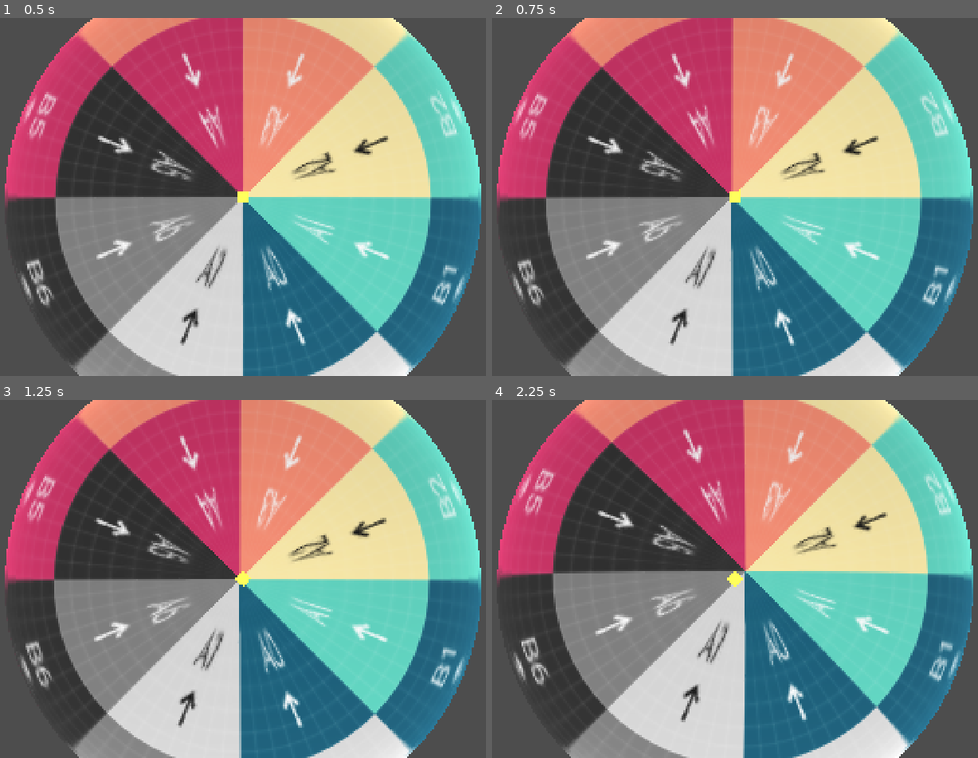
Above: before the commit, frames 1-4 (two rows, left to right).
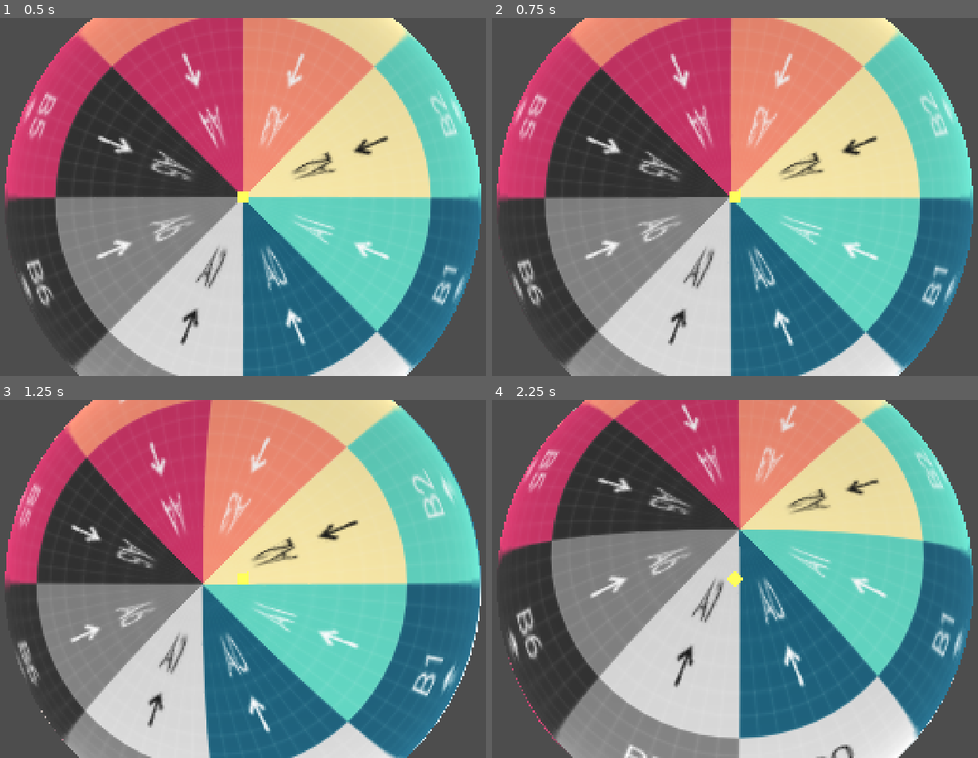
Above: after the commit, the same moments.

Repository: pgm-woutvande22/gamejam-juniperdev
Game: Godot game, scene res://scences/level.tscn
The game is run twice, just before and just after one commit, with the same random seed, the same clock (stepped at 60 frames per second) and the same inputs.
Inputs (mouse positions are in pixels of both pictures, inside the frame that each line leads up to):
- Up to frame 1 (0.5 s): no input
- Up to frame 2 (0.75 s): tap Enter at 0.5 s; move the mouse to (875, 179) at 0.52 s; hold D (move_right) from 0.53 s (still down); click (875, 179) at 0.67 s
- Up to frame 3 (1.25 s): keep holding D (move_right)
- Up to frame 4 (2.25 s): release D (move_right) at 1.25 s; drag from (608, 596) to (700, 650) at 1.27 s; move the mouse to (798, 500) at 2.02 s; hold D (move_right) from 2.03 s (still down); click (798, 500) at 2.17 s

Frame 1 is identical in both runs. In frame 2, 4.7% of the frame differs, in the area x 1-99%, y 0-100%; in frame 3, 36%; in frame 4, 38%, in the area x 0-100%, y 0-100%.

Commit message:
✨: updated movement
addedd friction, dragspeed, accel speed to movement system

Diff:
--- a/scences/level.tscn
+++ b/scences/level.tscn
@@ -25,11 +25,17 @@
 transform = Transform3D(1, 0, 0, 0, 1, 0, 0, 0, 1, 0, 120.80496, 0)
 script = ExtResource("1_dckfn")
 planet_path = NodePath("../Planet")
-camera_path = NodePath("../Camera3D")
+camera_path = NodePath("Camera3D")
 light_path = NodePath("DirectionalLight3D")
 radius = 10.0
+move_speed = 10.0
+accel_speed = 20.0
+friction = 1.0
 camera_distance = 20.0
 camera_pitch_deg = 89.0
+
+[node name="Camera3D" type="Camera3D" parent="Top" unique_id=1564292906]
+transform = Transform3D(1, 0, 0, 0, 0.894427, 0.447214, 0, -0.447214, 0.894427, 0, -105.80496, 30)
 
 [node name="DirectionalLight3D" type="DirectionalLight3D" parent="Top" unique_id=1564292907]
 transform = Transform3D(0.7071068, 0.35355324, -0.6123725, 0, 0.86602557, 0.49999976, 0.7071068, -0.35355324, 0.6123725, 0, 13.953394, 0)
@@ -43,6 +49,3 @@
 [node name="Planet" type="MeshInstance3D" parent="." unique_id=1564292905]
 transform = Transform3D(100, 0, 0, 0, 100, 0, 0, 0, 100, 0, 0, 0)
 mesh = SubResource("SphereMesh_0k001")
-
-[node name="Camera3D" type="Camera3D" parent="." unique_id=1564292906]
-transform = Transform3D(1, 0, 0, 0, 0.894427, 0.447214, 0, -0.447214, 0.894427, 0, 15, 30)
--- a/scripts/top.gd
+++ b/scripts/top.gd
@@ -7,6 +7,8 @@
 @export var move_speed: float = 4.0          # units/sec along the surface (also caps mouse-drag speed)
 @export var turn_speed: float = 1.5          # radians/sec (keyboard turning)
 @export var drag_strength: float = 8.0       # mouse-drag: how hard the top is pulled to the cursor (higher = snappier)
+@export var accel_speed: float = 12.0        # how quickly the top ramps up to drag speed (higher = snappier)
+@export var friction: float = 2.0            # how quickly it coasts to a stop when you let go (lower = longer glide)
 @export var spin_visual_speed: float = 1080.0 # deg/sec, purely cosmetic
 @export var camera_distance: float = 10.0    # how far the camera sits from the top
 @export_range(10.0, 89.0) var camera_pitch_deg: float = 60.0 # 89 = straight overhead, lower = more behind-and-above
@@ -14,6 +16,7 @@
 var planet_center: Vector3
 var planet_radius: float = 0.0               # planet's surface radius, used for cursor raycasts
 var heading: Vector3 = Vector3.FORWARD       # tangent direction the top faces
+var surface_vel: Vector3 = Vector3.ZERO      # current velocity as a tangent vector (units/sec along surface)
 var view_dir: Vector3 = Vector3.FORWARD      # camera's stable "behind" direction; parallel-transported as
 											 # the top moves so the view doesn't spin when you change heading
 
@@ -42,40 +45,44 @@
 func _physics_process(delta: float) -> void:
 	var up := (global_position - planet_center).normalized()
 
-	# --- drag: hold the left mouse button to pull the top toward the cursor ---
-	var fwd := 0.0
+	# keep the carried momentum tangent to the surface as the top travels
+	surface_vel -= up * surface_vel.dot(up)
+
+	# --- decide the velocity we want this frame from input ---
+	var target_vel := Vector3.ZERO
 	if Input.is_mouse_button_pressed(MOUSE_BUTTON_LEFT):
 		var target = _cursor_planet_point()
 		if target != null:
 			var point: Vector3 = target
-			var cur_dir := (global_position - planet_center).normalized()
 			var to_dir := (point - planet_center).normalized()
-			var arc := cur_dir.angle_to(to_dir)   # great-circle distance to the cursor, in radians
-			var axis := cur_dir.cross(to_dir)
-			if arc > 0.0001 and axis.length() > 0.0:
-				# move a slice of the remaining distance each frame, so the top eases in like an
-				# elastic drag; clamp to move_speed so a far flick of the cursor can't teleport it
-				var step: float = min(arc * clampf(drag_strength * delta, 0.0, 1.0), (move_speed * delta) / radius)
-				cur_dir = cur_dir.rotated(axis.normalized(), step)
-				global_position = planet_center + cur_dir * radius
-				up = cur_dir
-				var h := _project_tangent(to_dir, up)   # face the way we're being dragged
-				if h.length() > 0.001:
-					heading = h
+			var cos_a := clampf(up.dot(to_dir), -1.0, 1.0)
+			var dist := acos(cos_a) * radius          # surface distance to the cursor
+			var dir := to_dir - up * cos_a            # tangent pointing toward the cursor
+			if dir.length() > 0.0001:
+				# speed scales with distance (eases off as the cursor nears the top), capped
+				target_vel = dir.normalized() * min(dist * drag_strength, move_speed)
 	else:
 		# keyboard fallback when not dragging
 		var turn := Input.get_axis("move_right", "move_left")
 		heading = _project_tangent(heading.rotated(up, turn * turn_speed * delta), up)
-		fwd = Input.get_axis("move_back", "move_forward")
+		var fwd := Input.get_axis("move_back", "move_forward")
+		if fwd != 0.0:
+			target_vel = heading * (fwd * move_speed)
 
-	# --- keyboard move: rotate the position vector around the planet center ---
-	if fwd != 0.0:
-		var axis := up.cross(heading).normalized()
-		var angle := (fwd * move_speed * delta) / radius
-		var p := (global_position - planet_center).rotated(axis, angle)
+	# --- ease velocity toward the target: accelerate while driven, coast when released ---
+	var rate := accel_speed if target_vel.length() > 0.01 else friction
+	surface_vel = surface_vel.lerp(target_vel, clampf(rate * delta, 0.0, 1.0))
+
+	# --- move along the surface by the current velocity, carrying the velocity with us ---
+	var speed := surface_vel.length()
+	if speed > 0.001:
+		var move_axis := up.cross(surface_vel).normalized()
+		var angle := (speed * delta) / radius
+		var p := (global_position - planet_center).rotated(move_axis, angle)
 		global_position = planet_center + p.normalized() * radius
 		up = (global_position - planet_center).normalized()
-		heading = _project_tangent(heading, up)
+		surface_vel = surface_vel.rotated(move_axis, angle)   # parallel-transport along the path
+		heading = surface_vel.normalized()
 
 	# --- orient the top: local up = surface normal, local -Z = heading ---
 	global_transform.basis = Basis.looking_at(heading, up)
